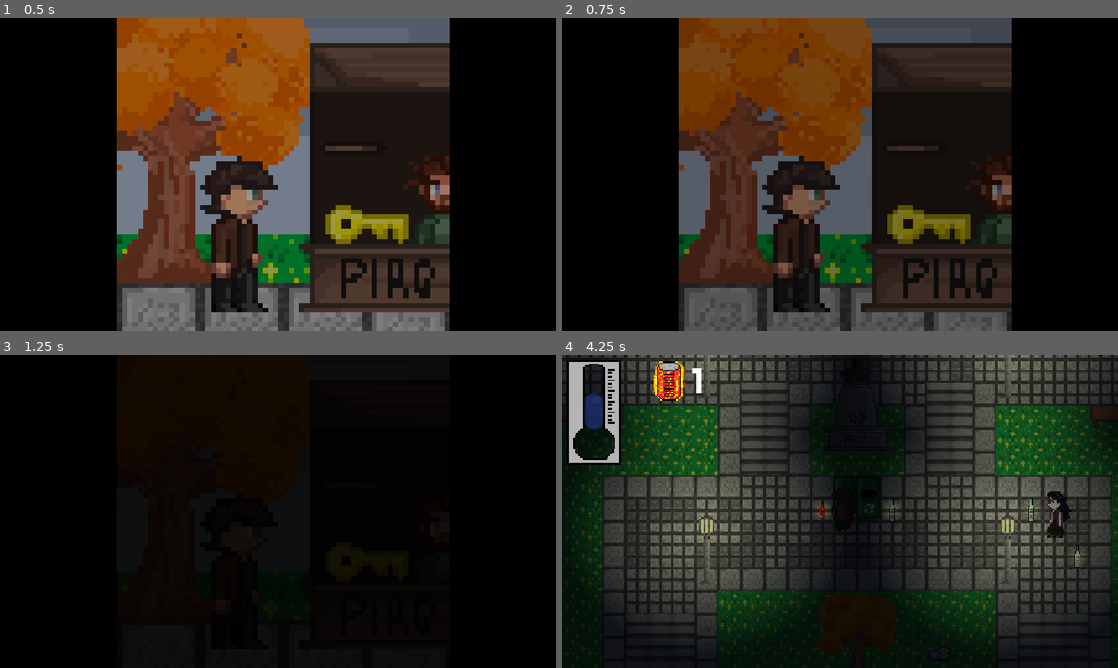
Above: before the commit, frames 1-4 (two rows, left to right).
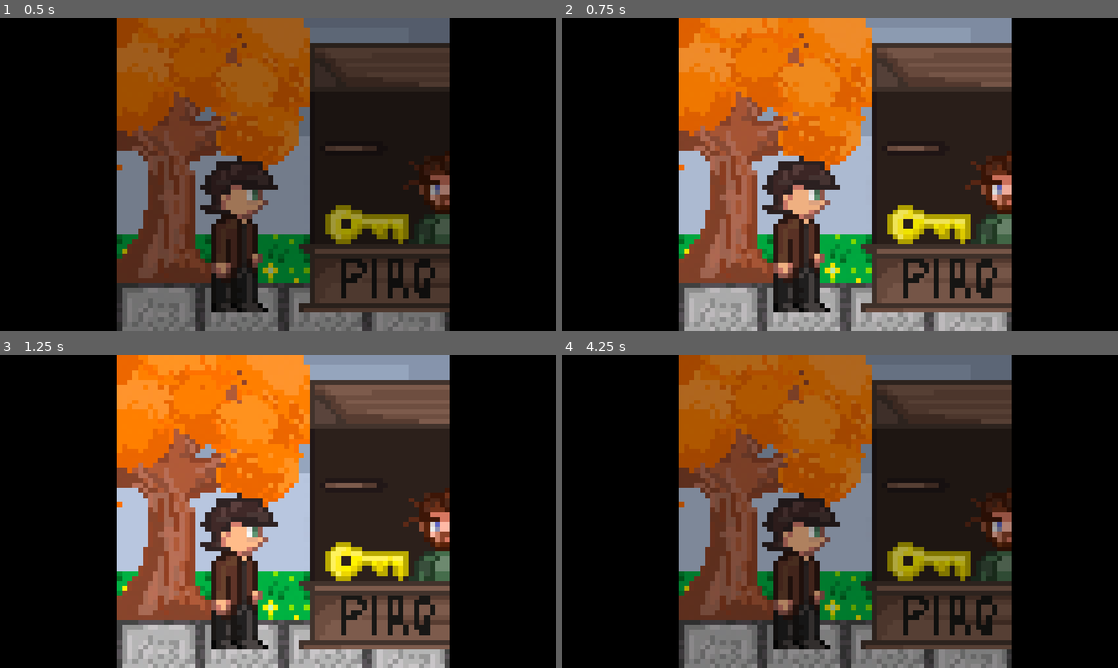
Above: after the commit, the same moments.

Repository: KirillMitjurin/gamejam2025scratch
Game: Godot game, scene res://scenes/finalComics.tscn
The game is run twice, just before and just after one commit, with the same random seed, the same clock (stepped at 60 frames per second) and the same inputs. This scene is started directly instead of the project's main scene. Sound files missing from this copy of the repository are replaced by a short silence.
Inputs (mouse positions are in pixels of both pictures, inside the frame that each line leads up to):
- Up to frame 1 (0.5 s): no input
- Up to frame 2 (0.75 s): tap Enter (ui_accept) at 0.5 s; move the mouse to (962, 158) at 0.52 s; hold Right (ui_right) from 0.53 s (still down); hold Enter (ui_accept) from 0.53 s (still down)
- Up to frame 3 (1.25 s): keep holding Right (ui_right); keep holding Enter (ui_accept)
- Up to frame 4 (4.25 s): move the mouse to (728, 527) at 1.27 s; release Right (ui_right) at 1.28 s; release Enter (ui_accept) at 1.28 s; hold Down (ui_down) 1.28-2 s; tap Enter (ui_accept) at 1.35, 1.52, 1.82, 3.6, 3.77, 4.07 s; click (828, 517) at 2 s, where only the run before the commit has a clickable "Play"; move the mouse to (895, 442) at 2.77 s; hold Right (ui_right) 2.78-3.53 s; hold Enter (ui_accept) 2.78-3.53 s; move the mouse to (812, 574) at 3.52 s; hold Up (ui_up) from 3.53 s (still down)

Frame 1 is identical in both runs. In frame 2, 48% of the frame differs, in the area x 21-81%, y 0-100%; in frame 3, 59%; in frame 4, 83%, in the area x 0-100%, y 0-100%.

Commit message:
comic update

Diff:
--- a/scenes/final_comics.gd
+++ b/scenes/final_comics.gd
@@ -53,5 +53,4 @@
 
 
 func _input(event):
-	if event.is_action_pressed("ui_accept"):
-		_next_image()  # skip to next image on key press
+	pass # skip to next image on key press
